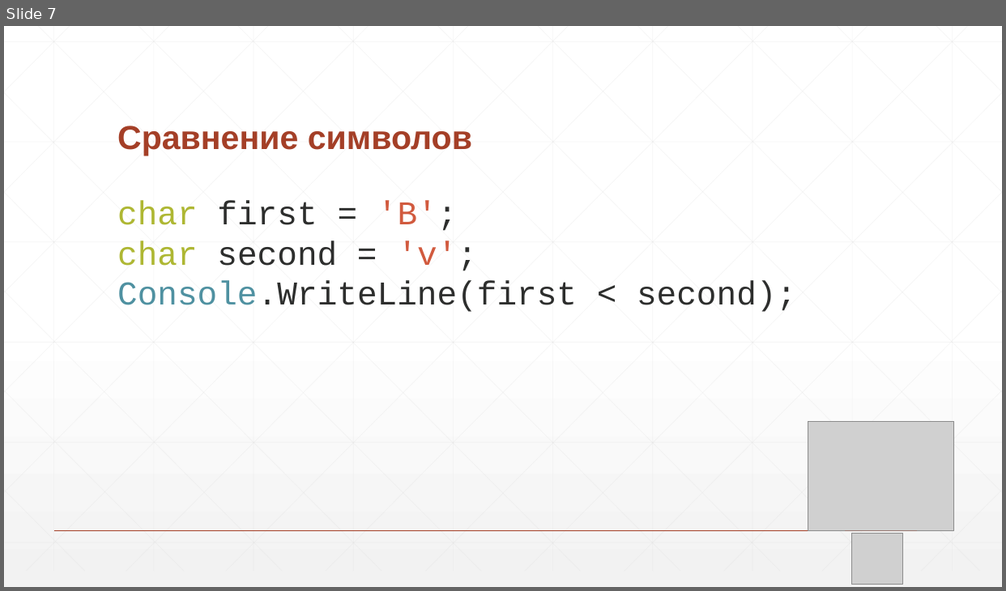
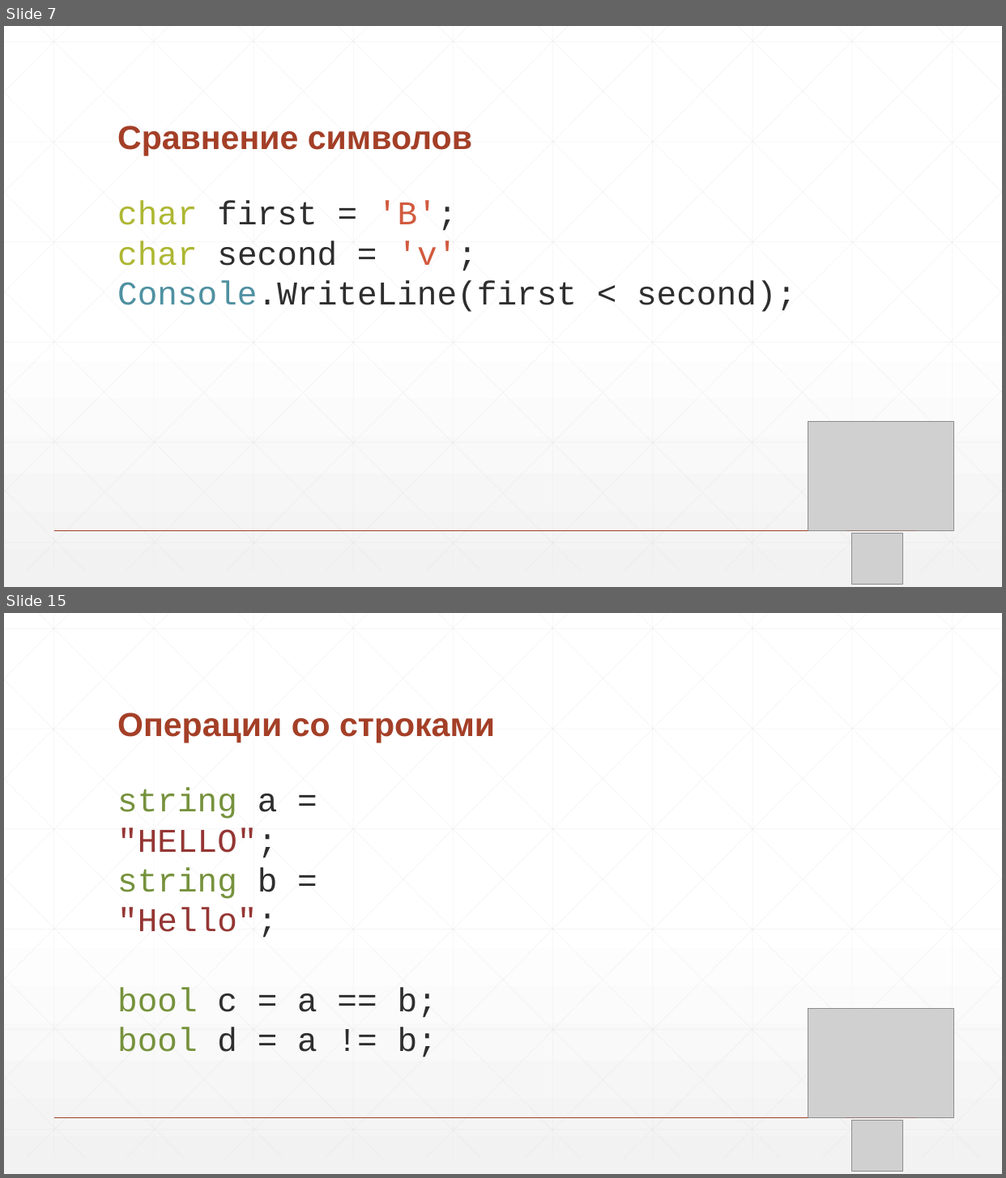
Before and after one commit to nVinz/CSharp-Course, a slide deck: 5 - Строки и символы.pptx. Shown one above the other, each under a label of ours: slide 7 before the commit, slides 7 and 15 after it; the slides between them are not shown. The pictures are 1006x591 and 1006x1178 pixels, drawn with LibreOffice and Linux fonts; fonts in the diff are those of the drawing; grey boxes stand for pictures. Boxes give left, top, right and bottom in pixels: in the first picture for what was removed or moved away, otherwise in the second. Text is boxed around its words. In the diff, an @@ line names an element or a change of style, - is before the commit and + after.

```diff
--- a/5 - Строки и символы.pptx
+++ b/5 - Строки и символы.pptx
@@ slide 15 added at bbox=[4, 613, 1002, 1174], background gradient #FFFFFF to #F2F2F2; not listed: 47 template elements that a slide beside it also shows @@
@@ title added at bbox=[117, 713, 495, 743], 32 pt, text #A43F27, bold @@
+Операции со строками
@@ text added at bbox=[117, 788, 437, 1058], 32 pt, text #76923C @@
+string a = "HELLO";
+string b = "Hello";
+bool c = a == b;
+bool d = a != b;
@@ picture added at bbox=[808, 1009, 953, 1118] @@
@@ picture added at bbox=[851, 1121, 902, 1171] @@
```
Also in this commit, not shown: 24 other slides added, 27 slides removed, 3 other files.
